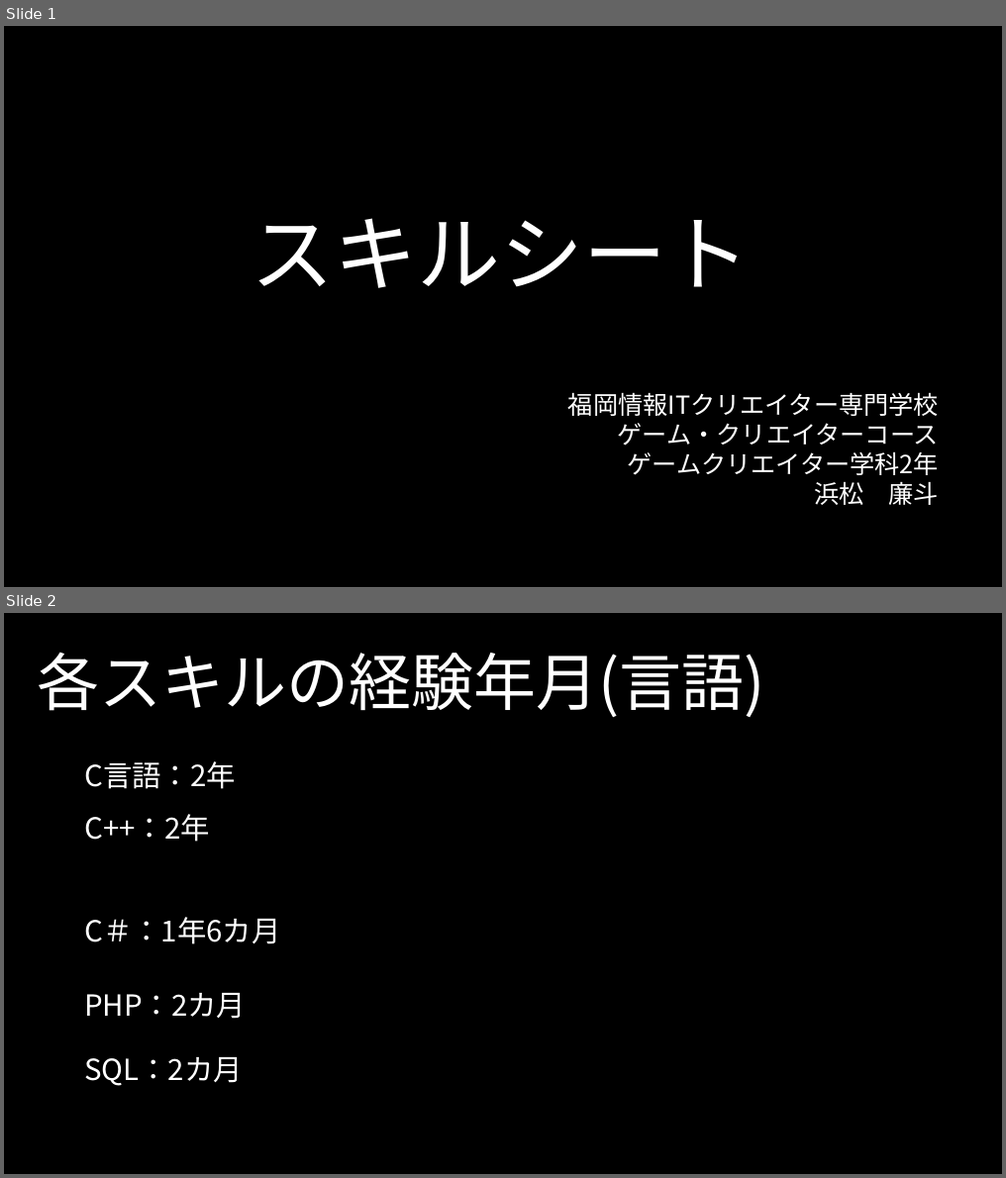
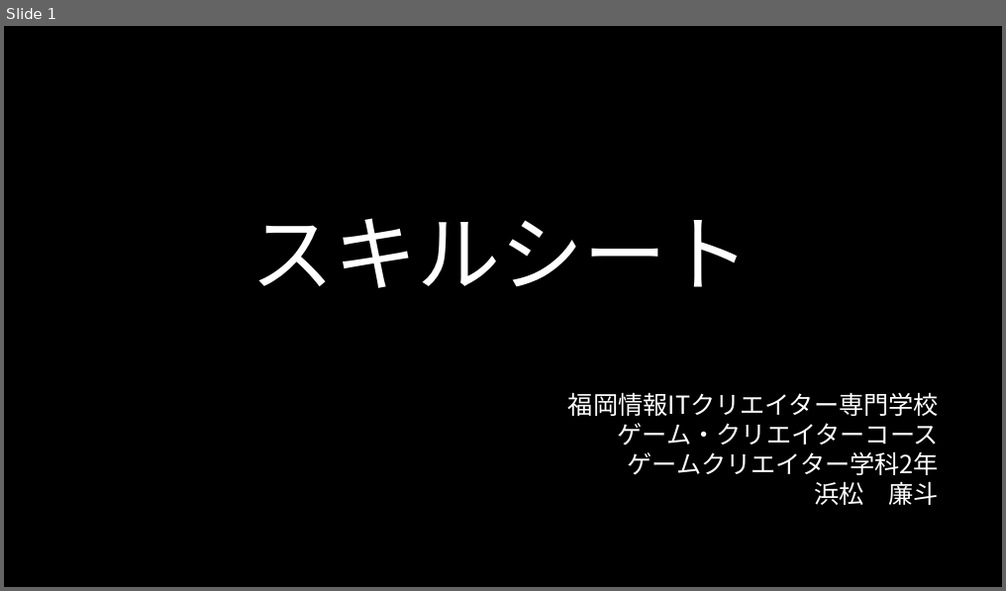
Before and after one commit to Hmmtrnt/Protfolio, a slide deck: スキルシート.pptx. Shown one above the other, each under a label of ours: slides 1 and 2 before the commit, slide 1 after it. The pictures are 1006x1178 and 1006x591 pixels, drawn with LibreOffice and Linux fonts; fonts in the diff are those of the drawing; background and template pictures are left out. Boxes give left, top, right and bottom in pixels: in the first picture for what was removed or moved away, otherwise in the second. Text is boxed around its words. In the diff, an @@ line names an element or a change of style, - is before the commit and + after.

```diff
--- a/スキルシート.pptx
+++ b/スキルシート.pptx
@@ slide 2 removed at <box>4,613,1002,1174</box>, background picture (left out) @@
@@ text removed at <box>37,652,765,717</box> @@
-各スキルの経験年月(言語)
@@ text removed at <box>84,761,235,789</box> @@
-C言語：2年
@@ text removed at <box>84,814,209,842</box> @@
-C++：2年
@@ text removed at <box>84,917,280,945</box> @@
-C＃：1年6カ月
@@ text removed at <box>84,993,246,1019</box> @@
-PHP：2カ月
@@ text removed at <box>84,1058,243,1086</box> @@
-SQL：2カ月
```
Also in this commit, not shown: 2 slides added.
